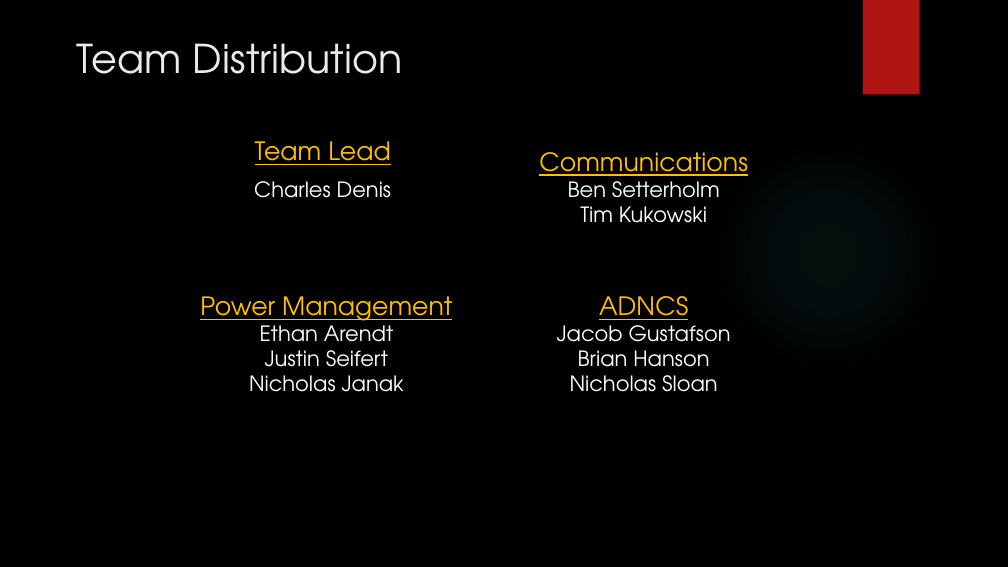
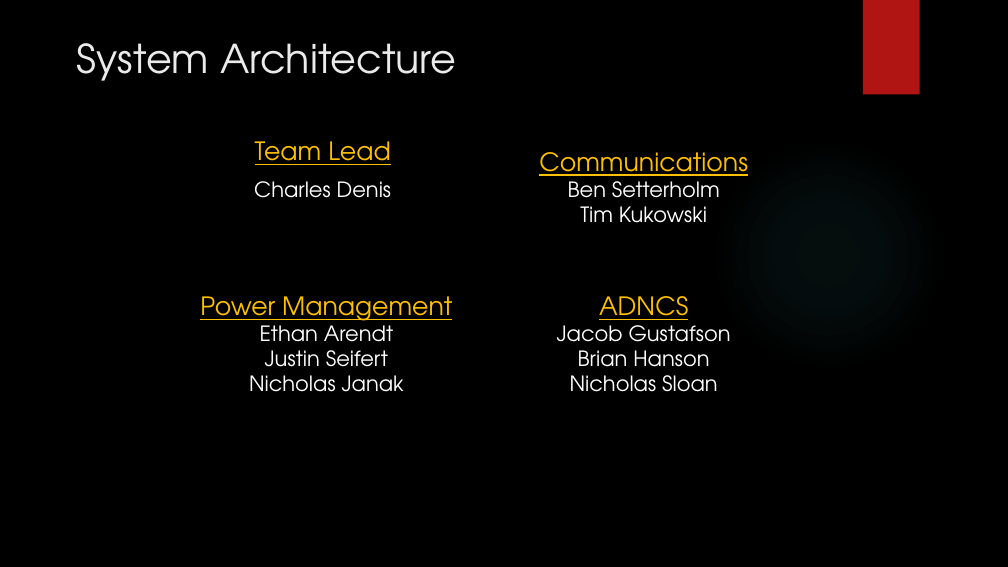
Before and after one commit to HASP-UMN/CubeSat, a slide deck: slide 2 of Presentations/PDR_Presentation.pptx. Drawn at 1008x567 pixels with LibreOffice and Linux fonts; fonts in the diff are those of the drawing; background and template pictures are left out. Boxes give left, top, right and bottom in pixels: in the first picture for what was removed or moved away, otherwise in the second. Text is boxed around its words. In the diff, an @@ line names an element or a change of style, - is before the commit and + after.

```diff
--- a/Presentations/PDR_Presentation.pptx
+++ b/Presentations/PDR_Presentation.pptx
@@ title at (77,43,456,81): text changed @@
-Team Distribution
+System Architecture
```
Also in this commit, not shown: 5 other slides changed, 1 other file.
